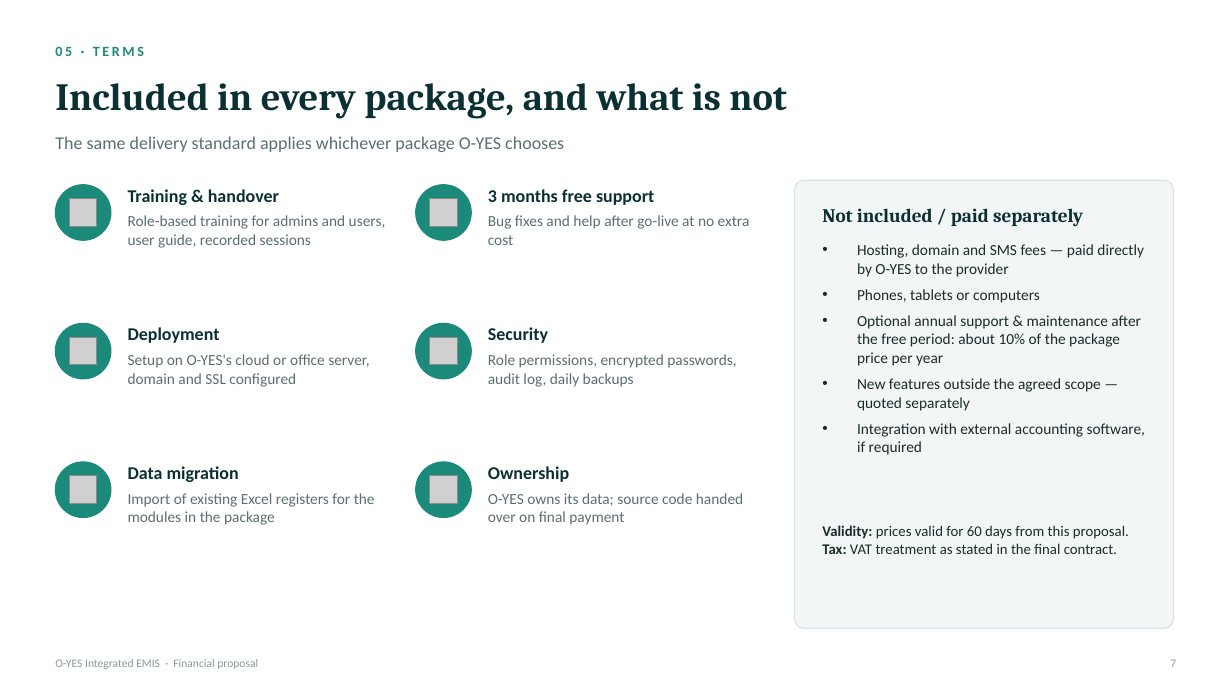
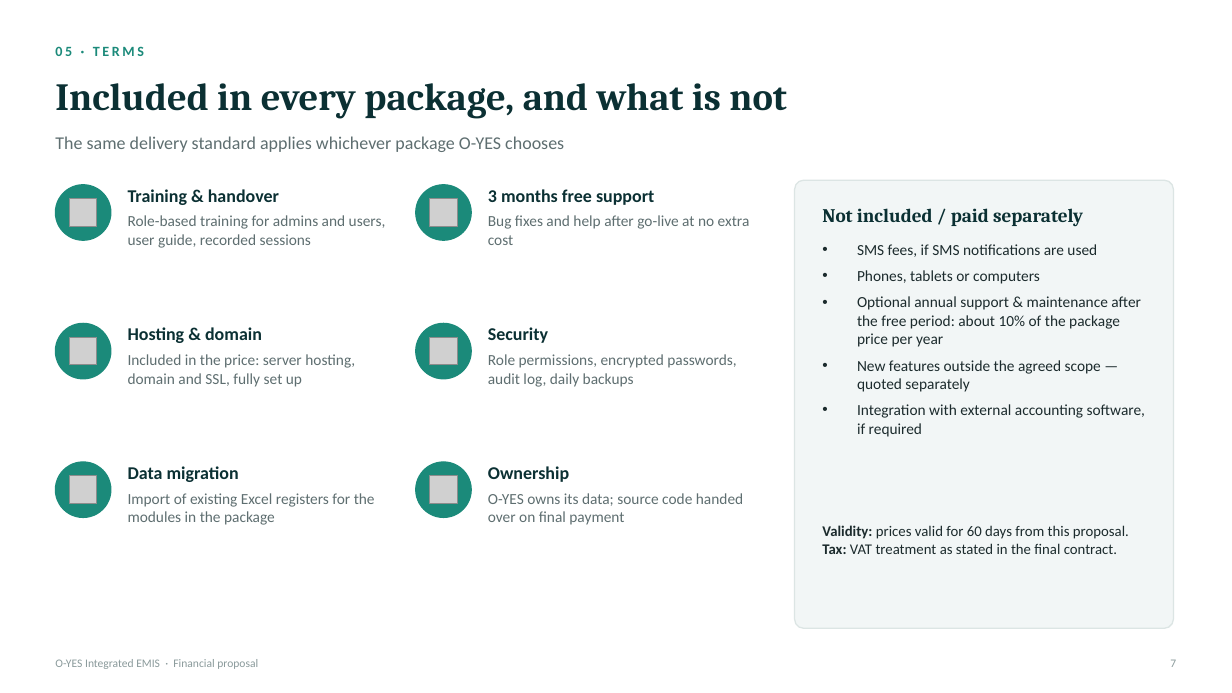
Before and after one commit to Abakas-Tech/ems-client, a slide deck: slide 7 of docs/proposals/O-YES_EMIS_Financial_Proposal.pptx. Drawn at 1232x693 pixels with LibreOffice and Linux fonts; fonts in the diff are those of the drawing; grey boxes stand for pictures. Boxes give left, top, right and bottom in pixels: in the first picture for what was removed or moved away, otherwise in the second. Text is boxed around its words. In the diff, an @@ line names an element or a change of style, - is before the commit and + after.

```diff
--- a/docs/proposals/O-YES_EMIS_Financial_Proposal.pptx
+++ b/docs/proposals/O-YES_EMIS_Financial_Proposal.pptx
@@ text at (x1=857, y1=244, x2=1097, y2=257): text changed @@
-• Hosting, domain and SMS fees — paid directly by O-YES to the provider
+• SMS fees, if SMS notifications are used
@@ text at (x1=128, y1=327, x2=262, y2=343): text changed @@
-Deployment
+Hosting & domain
@@ text at (x1=128, y1=354, x2=355, y2=387): text changed @@
-Setup on O-YES's cloud or office server, domain and SSL configured
+Included in the price: server hosting, domain and SSL, fully set up
```
Also in this commit, not shown: 3 other slides changed, 1 other file.
